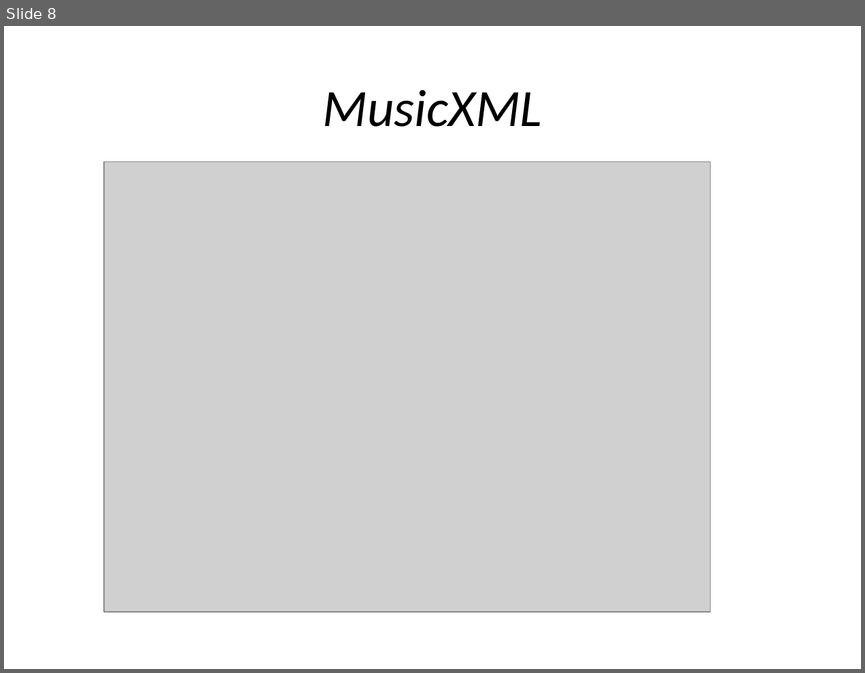
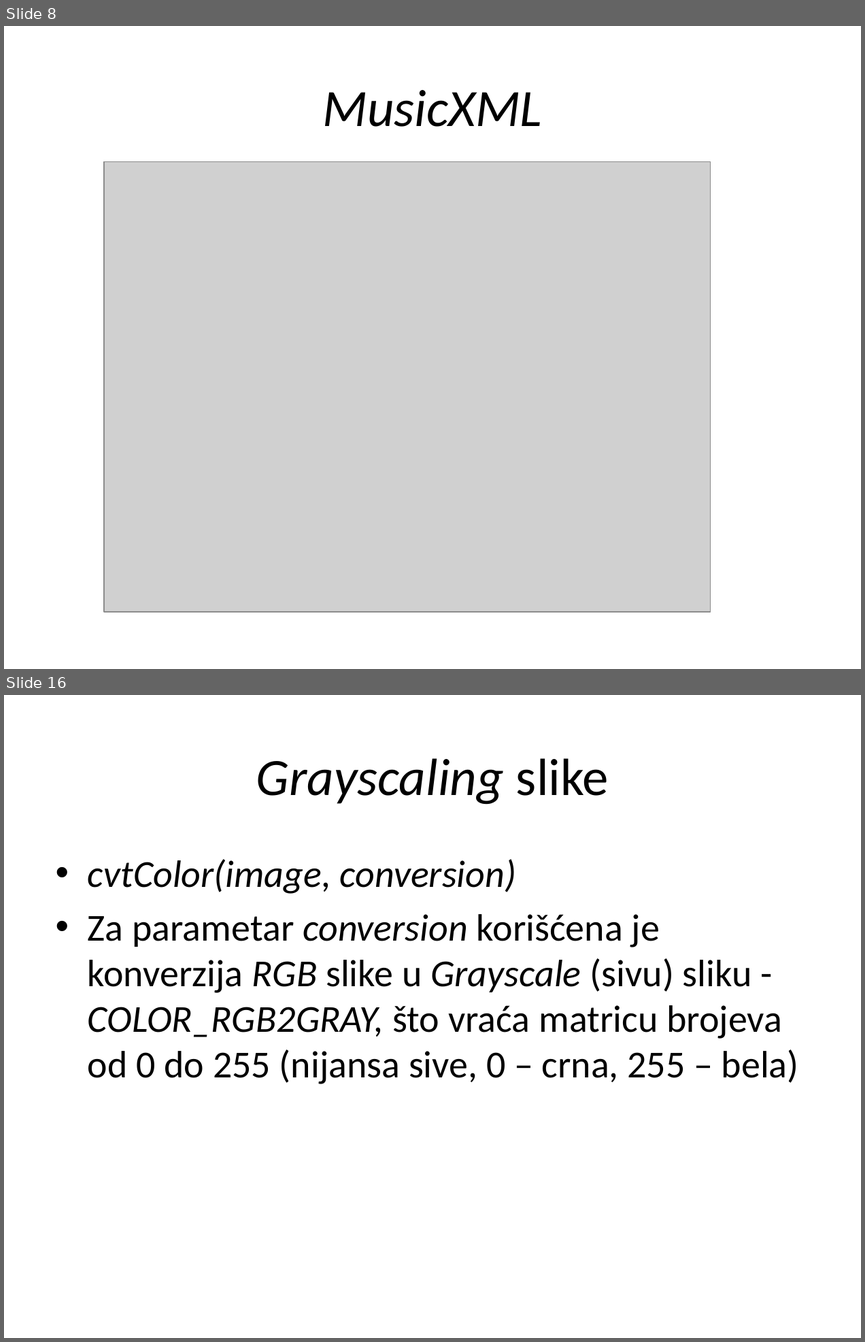
Before and after one commit to MilanRadeta/MusicReader, a slide deck: SoftProjekat.pptx. Shown one above the other, each under a label of ours: slide 8 before the commit, slides 8 and 16 after it; the slides between them are not shown. The pictures are 865x673 and 865x1342 pixels, drawn with LibreOffice and Linux fonts; fonts in the diff are those of the drawing; grey boxes stand for pictures. Boxes give left, top, right and bottom in pixels: in the first picture for what was removed or moved away, otherwise in the second. Text is boxed around its words. In the diff, an @@ line names an element or a change of style, - is before the commit and + after.

Commit message:
Presentation Testing Minor fixes Templates Test Images

```diff
--- a/SoftProjekat.pptx
+++ b/SoftProjekat.pptx
@@ slide 16 added at bbox=[4, 695, 861, 1338], background #FFFFFF @@
@@ title added at bbox=[256, 758, 609, 804], 44 pt, text #000000, italic @@
+Grayscaling slike
@@ text added at bbox=[88, 859, 799, 1084], 32 pt, text #000000 @@
+• cvtColor(image, conversion)
+• Za parametar conversion korišćena je konverzija RGB slike u Grayscale (sivu) sliku - COLOR_RGB2GRAY, što vraća matricu brojeva od 0 do 255 (nijansa sive, 0 – crna, 255 – bela)
```
Also in this commit, not shown: 6 slides changed, 94 other slides added, 6 slides removed, 22 other files.
